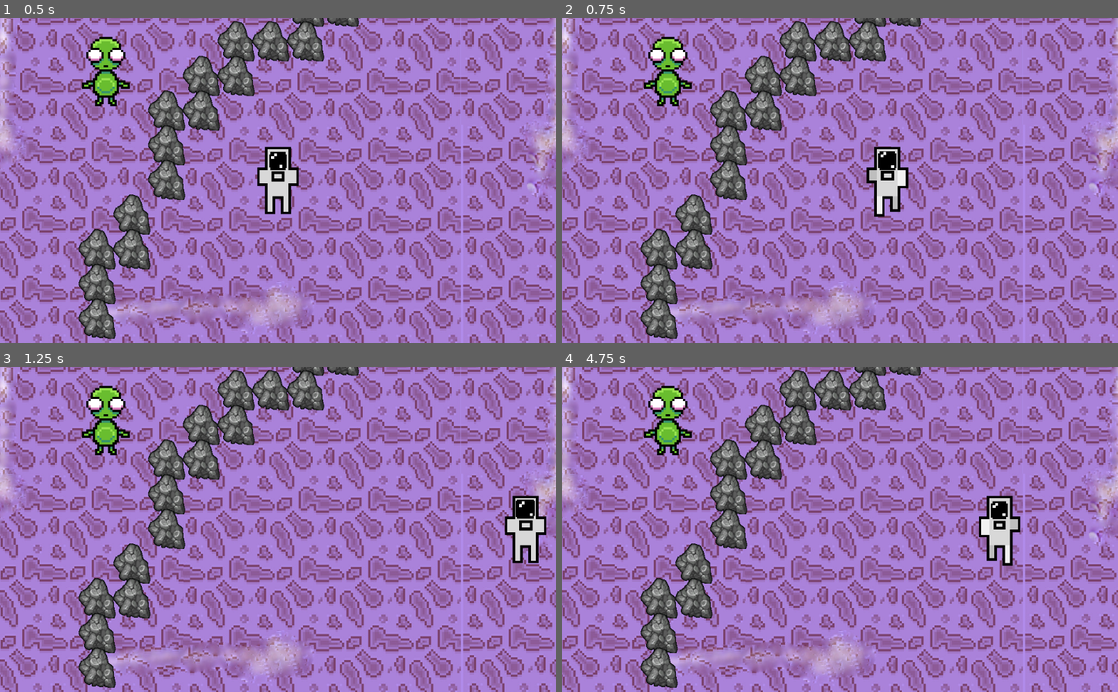
Above: before the commit, frames 1-4 (two rows, left to right).
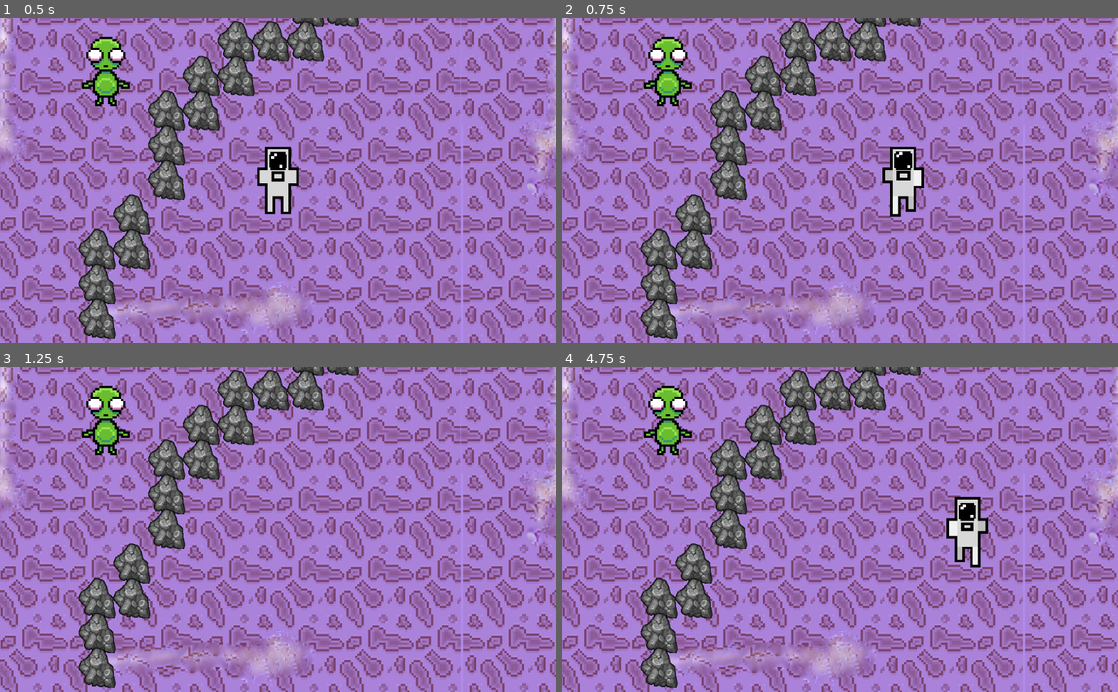
Above: after the commit, the same moments.

Repository: FREQ-E/Hanno
Game: Godot game, scene res://levels/test/test.tscn
Two runs of this game, one before a commit and one after it. Both use one fixed random seed, a clock stepped at 60 frames per second and the inputs below.
Inputs:
- Up to frame 1 (0.5 s): no input
- Up to frame 2 (0.75 s): tap Enter at 0.5 s; hold D (move right) from 0.53 s (still down); hold Space (sprint, bound only after the commit) from 0.53 s (still down)
- Up to frame 3 (1.25 s): keep holding D (move right); keep holding Space (sprint, bound only after the commit)
- Up to frame 4 (4.75 s): release D (move right) at 1.28 s; release Space (sprint, bound only after the commit) at 1.28 s; hold S (move down) 1.28-2.03 s; tap Space (sprint, bound only after the commit) at 1.35, 2, 2.85, 3.5, 4.35 s; hold D (move right) 2.03-2.78 s; hold Space (sprint, bound only after the commit) 2.03-2.78 s; tap Enter at 2.75, 4.25 s; hold W (move up) 2.78-3.53 s; hold Space (sprint, bound only after the commit) 3.53-4.28 s; hold A (move left) from 3.53 s (still down)

Frame 1 is identical in both runs. In frame 2, 1.5% of the frame differs, in the area x 54-66%, y 39-62%; in frame 3, 1.1%; in frame 4, 2.1%, in the area x 69-83%, y 39-62%.

Commit message:
Added dashing

Diff:
--- a/actors/alien1/alien1.tscn
+++ b/actors/alien1/alien1.tscn
@@ -13,6 +13,7 @@
 
 
 func _ready():
+	# warning-ignore-all:return_value_discarded
 	connect(\"triggered\", self, \"_handle_triggered\")
 	connect(\"untriggered\", self, \"_handle_untriggered\")
 
--- a/actors/player1/player1.tscn
+++ b/actors/player1/player1.tscn
@@ -70,7 +70,9 @@
 
 [node name="MovementInput2D" type="Node" parent="."]
 script = ExtResource( 2 )
+fast_speed = 1000.0
 default_speed = 750.0
+dash_speed = 2500.0
 
 [node name="NodeFlag" type="Node" parent="."]
 script = ExtResource( 3 )
--- a/base_scripts/movement_input_2d.gd
+++ b/base_scripts/movement_input_2d.gd
@@ -3,12 +3,39 @@
 class_name MovementInput2D
 extends Node
 
+signal dashed
+signal undashed
 
-#export var fast_speed := 10.0
+
+export var fast_speed := 10.0
 export var default_speed := 5.0
+
+export var dash_speed := 20.0					# the speed the character travels during the dash
+export var dash_duration := 0.1					# how long the dash lasts
+export var dash_buffer := 0.2					# the window of time available in which sprint can be pressed and released to trigger the dash
+
 export var basis_node_path: NodePath			# If given, the user input will be transformed to be relative to the node given
 
 var basis_node: Node2D
+var movement_vector: Vector2
+var dashing := false setget set_dashing			# if true, the character will dash until an obstacle is hit (or if triggered through sprint, will self disable after dash_duration)
+
+var _last_sprint_time_msecs: int				# the system time the last time the sprint button was pressed
+
+
+func set_dashing(value: bool) -> void:
+	if value != dashing:
+		if value:
+			movement_vector = movement_vector.normalized() * dash_speed
+			emit_signal("dashed")
+
+		else:
+			movement_vector = movement_vector.normalized() * default_speed
+			emit_signal("undashed")
+
+		get_parent().linear_velocity = movement_vector		# hard set the value for sharper velocity changes
+
+	dashing = value
 
 
 func _ready():
@@ -16,17 +43,32 @@
 		basis_node = get_node(basis_node_path)
 
 
+func _input(event):
+	if event.is_action_pressed("sprint"):
+		_last_sprint_time_msecs = OS.get_system_time_msecs()
+
+	elif not dashing and not is_zero_approx(movement_vector.length()) and event.is_action_released("sprint") and (OS.get_system_time_msecs() - _last_sprint_time_msecs) / 1000.0 <= dash_buffer:
+		set_dashing(true)
+		yield(get_tree().create_timer(dash_duration), "timeout")
+		set_dashing(false)
+
+
 func _process(_delta):
 	# the following magic with movement_vector allows finer control with joystick/joypad
-	var x := Input.get_action_strength("move right") - Input.get_action_strength("move left")
-	var y := Input.get_action_strength("move down") - Input.get_action_strength("move up")
-	var movement_vector := Vector2(x, y).normalized() * max(abs(x), abs(y))
+	if dashing:
+		if get_parent().get_slide_count() > 0:
+			set_dashing(false)
 
-#	if Input.is_action_pressed("sprint"):
-#		movement_vector *= fast_speed
-#
-#	else:
-	movement_vector *= default_speed
+	else:
+		var x := Input.get_action_strength("move right") - Input.get_action_strength("move left")
+		var y := Input.get_action_strength("move down") - Input.get_action_strength("move up")
+		movement_vector = Vector2(x, y).normalized() * max(abs(x), abs(y))
+
+		if Input.is_action_pressed("sprint"):
+			movement_vector *= fast_speed
+
+		else:
+			movement_vector *= default_speed
 
 	if is_instance_valid(basis_node):
 		get_parent().movement_vector = basis_node.global_transform.basis_xform(movement_vector)
--- a/project.godot
+++ b/project.godot
@@ -104,6 +104,11 @@
 "events": [ Object(InputEventKey,"resource_local_to_scene":false,"resource_name":"","device":0,"alt":false,"shift":false,"control":false,"meta":false,"command":false,"pressed":false,"scancode":65,"unicode":0,"echo":false,"script":null)
  ]
 }
+sprint={
+"deadzone": 0.5,
+"events": [ Object(InputEventKey,"resource_local_to_scene":false,"resource_name":"","device":0,"alt":false,"shift":false,"control":false,"meta":false,"command":false,"pressed":false,"scancode":32,"unicode":0,"echo":false,"script":null)
+ ]
+}
 
 [rendering]
 
